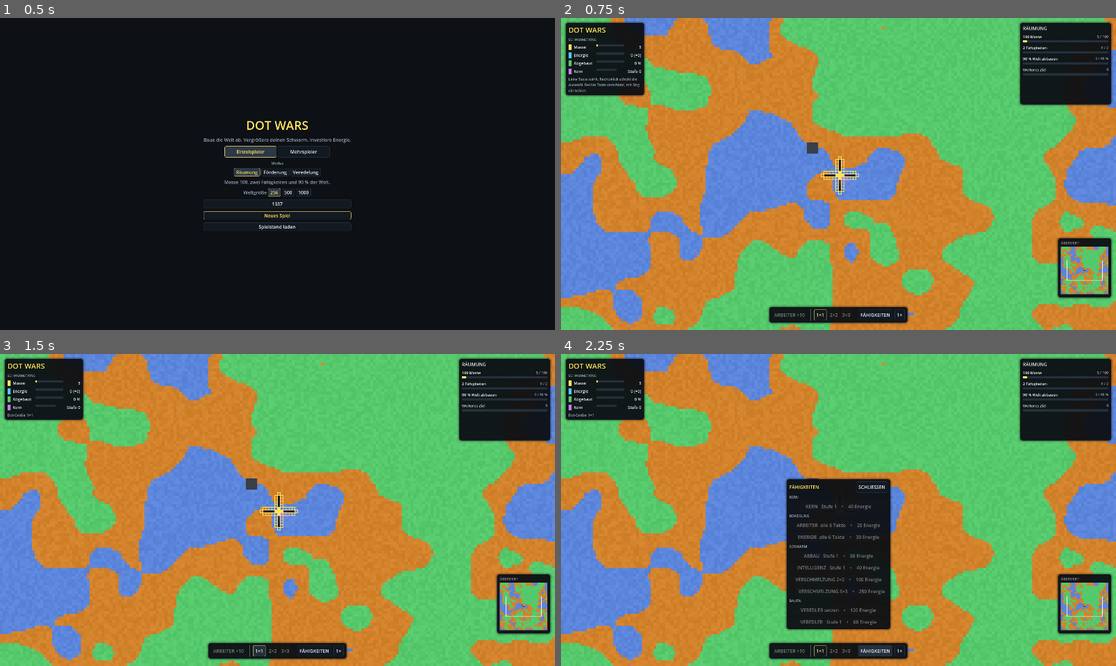
Above: before the commit, frames 1-4 (two rows, left to right).
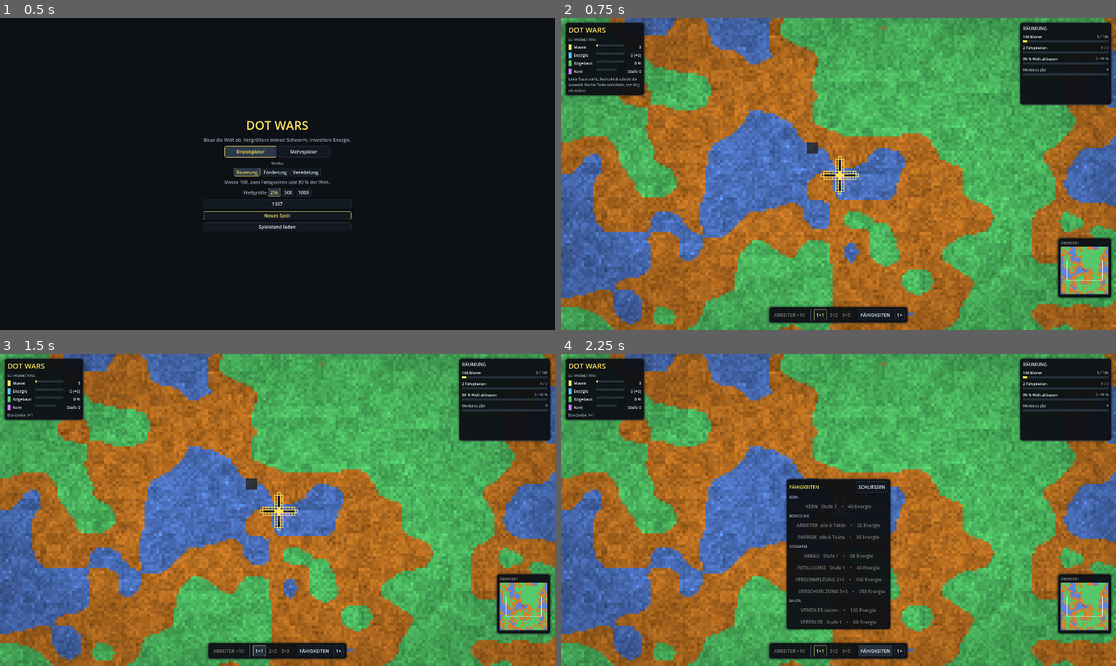
Above: after the commit, the same moments.

Repository: matthias007267/Dot-Wars
Game: Godot game, scene res://scenes/main.tscn
Two runs of this game, one before a commit and one after it. Both use one fixed random seed, a clock stepped at 60 frames per second and the inputs below.
Inputs:
- Up to frame 1 (0.5 s): no input
- Up to frame 2 (0.75 s): click "Neues Spiel" at 0.5 s
- Up to frame 3 (1.5 s): click "1×1" at 1.25 s
- Up to frame 4 (2.25 s): click "FÄHIGKEITEN" at 2 s

Frame 1 is identical in both runs. In frame 2, 66% of the frame differs, in the area x 0-100%, y 0-100%; in frame 3, 66%; in frame 4, 61%.

Commit message:
feat(render): world-only terrain shader, tunnel relief and pulsing faction cores

Diff:
--- a/src/render/world_renderer.gd
+++ b/src/render/world_renderer.gd
@@ -4,7 +4,14 @@
 ## Es gibt keine Node pro Zelle.
 
 const GRID_MIN_ZOOM := 8.0
-const PIT_GLOW_MIN_ZOOM := 3.0
+const PIT_GLOW_MIN_ZOOM := 2.5
+const TERRAIN_SHADER := preload("res://src/render/shaders/terrain.gdshader")
+
+## Reine Darstellungsoptionen, ohne Einfluss auf die Welt oder das HUD.
+@export var world_fx_enabled := true
+@export_range(0.0, 1.0, 0.05) var terrain_detail := 0.85
+@export_range(0.0, 1.0, 0.05) var tunnel_depth := 0.80
+@export_range(0.0, 0.35, 0.01) var vignette_strength := 0.15
 
 var world: WorldState
 var camera: Camera2D
@@ -27,10 +34,26 @@
 var _bytes := PackedByteArray()
 var _image: Image
 var _texture: ImageTexture
+var _surface: Sprite2D
+var _last_glow_frame := -1
 
 
 func _ready() -> void:
 	texture_filter = TEXTURE_FILTER_NEAREST
+	# Nur dieser eine Sprite erhaelt den Welt-Shader. Eigene Draw-Befehle
+	# (Kernlicht, Raster) liegen darueber; die Minimap nutzt die Rohtextur.
+	_surface = Sprite2D.new()
+	_surface.centered = false
+	_surface.texture_filter = TEXTURE_FILTER_NEAREST
+	_surface.show_behind_parent = true
+	if world_fx_enabled:
+		var shader_material := ShaderMaterial.new()
+		shader_material.shader = TERRAIN_SHADER
+		shader_material.set_shader_parameter("detail_strength", terrain_detail)
+		shader_material.set_shader_parameter("edge_strength", tunnel_depth)
+		shader_material.set_shader_parameter("vignette_strength", vignette_strength)
+		_surface.material = shader_material
+	add_child(_surface)
 	_bytes.resize(world.cell_count() * 4)
 	_paint_everything()
 	_upload()
@@ -40,22 +63,26 @@
 
 func _process(_delta: float) -> void:
 	var dirty := world.consume_dirty_chunks()
-	if dirty.is_empty():
-		return
-	var palette := palette_bytes()
-	for chunk in dirty:
-		paint_rect(
-			_bytes, world, palette, world.chunk_rect(chunk), _pit_index(), core_mask, building_mask,
-			marker_cores, marker_rgb, marker_hill, marker_relics, marker_relic_rgb
-		)
-	_upload()
-	queue_redraw()
+	if not dirty.is_empty():
+		var palette := palette_bytes()
+		for chunk in dirty:
+			paint_rect(
+				_bytes, world, palette, world.chunk_rect(chunk), _pit_index(), core_mask, building_mask,
+				marker_cores, marker_rgb, marker_hill, marker_relics, marker_relic_rgb
+			)
+		_upload()
+		queue_redraw()
+	# Kernpuls mit maximal etwa 15 Updates/Sekunde, ohne Welttextur-Upload.
+	if world_fx_enabled and camera != null and camera.zoom.x >= PIT_GLOW_MIN_ZOOM:
+		var glow_frame := int(Time.get_ticks_msec() / 66)
+		if glow_frame != _last_glow_frame:
+			_last_glow_frame = glow_frame
+			queue_redraw()
 
 
 func _draw() -> void:
 	if _texture == null:
 		return
-	draw_texture_rect(_texture, Rect2(0, 0, world.width, world.height), false)
 	_draw_pit_glow()
 	if show_chunks:
 		_draw_chunks()
@@ -190,21 +217,36 @@
 		_texture = ImageTexture.create_from_image(_image)
 	else:
 		_texture.update(_image)
-
-
-## Der Lichtakzent wird nur beim Zeichnen berechnet; kein Pixel/Node je Zelle.
-## Bei kleinen Zoomstufen bleibt das Energiekern ein einzelner farbiger Dot.
+	if _surface != null:
+		_surface.texture = _texture
+
+
+## Die Kerne aller Fraktionen leuchten ohne zusaetzliche Nodes oder Lichtquellen.
+## Im Fernzoom bleibt die Basismarkierung exakt ein Weltpixel.
 func _draw_pit_glow() -> void:
-	if not marker_cores.is_empty():
-		return
-	if camera == null or camera.zoom.x < PIT_GLOW_MIN_ZOOM:
-		return
-	var point := WorldGenerator.sacrifice_cell(world)
-	var center := Vector2(point.x + 0.5, point.y + 0.5)
-	var glow := Materials.PIT_COLOR
-	draw_circle(center, 3.6, Color(glow.r, glow.g, glow.b, 0.055))
-	draw_circle(center, 2.4, Color(glow.r, glow.g, glow.b, 0.095))
-	draw_circle(center, 1.35, Color(glow.r, glow.g, glow.b, 0.18))
+	if not world_fx_enabled or camera == null or camera.zoom.x < PIT_GLOW_MIN_ZOOM:
+		return
+	var pulse := 0.5 + 0.5 * sin(float(Time.get_ticks_msec()) * 0.0028)
+	if marker_cores.is_empty():
+		_glow_at(_pit_index(), Materials.PIT_COLOR, pulse)
+		return
+	for index in marker_cores.size():
+		var at := index * 3
+		if at + 2 >= marker_rgb.size():
+			continue
+		var color := Color8(marker_rgb[at], marker_rgb[at + 1], marker_rgb[at + 2])
+		_glow_at(marker_cores[index], color, pulse)
+
+
+func _glow_at(cell: int, color: Color, pulse: float) -> void:
+	if cell < 0 or cell >= world.cell_count():
+		return
+	var center := Vector2(float(cell % world.width) + 0.5, float(cell / world.width) + 0.5)
+	var radius := 3.0 + 0.3 * pulse
+	draw_circle(center, radius, Color(color.r, color.g, color.b, 0.045 + 0.025 * pulse))
+	draw_circle(center, 1.9 + 0.2 * pulse, Color(color.r, color.g, color.b, 0.095 + 0.045 * pulse))
+	draw_arc(center, 2.1 + 0.25 * pulse, 0.0, TAU, 28,
+		Color(color.r, color.g, color.b, 0.30 + 0.15 * pulse), 0.14, true)
 
 
 func _draw_grid() -> void:
